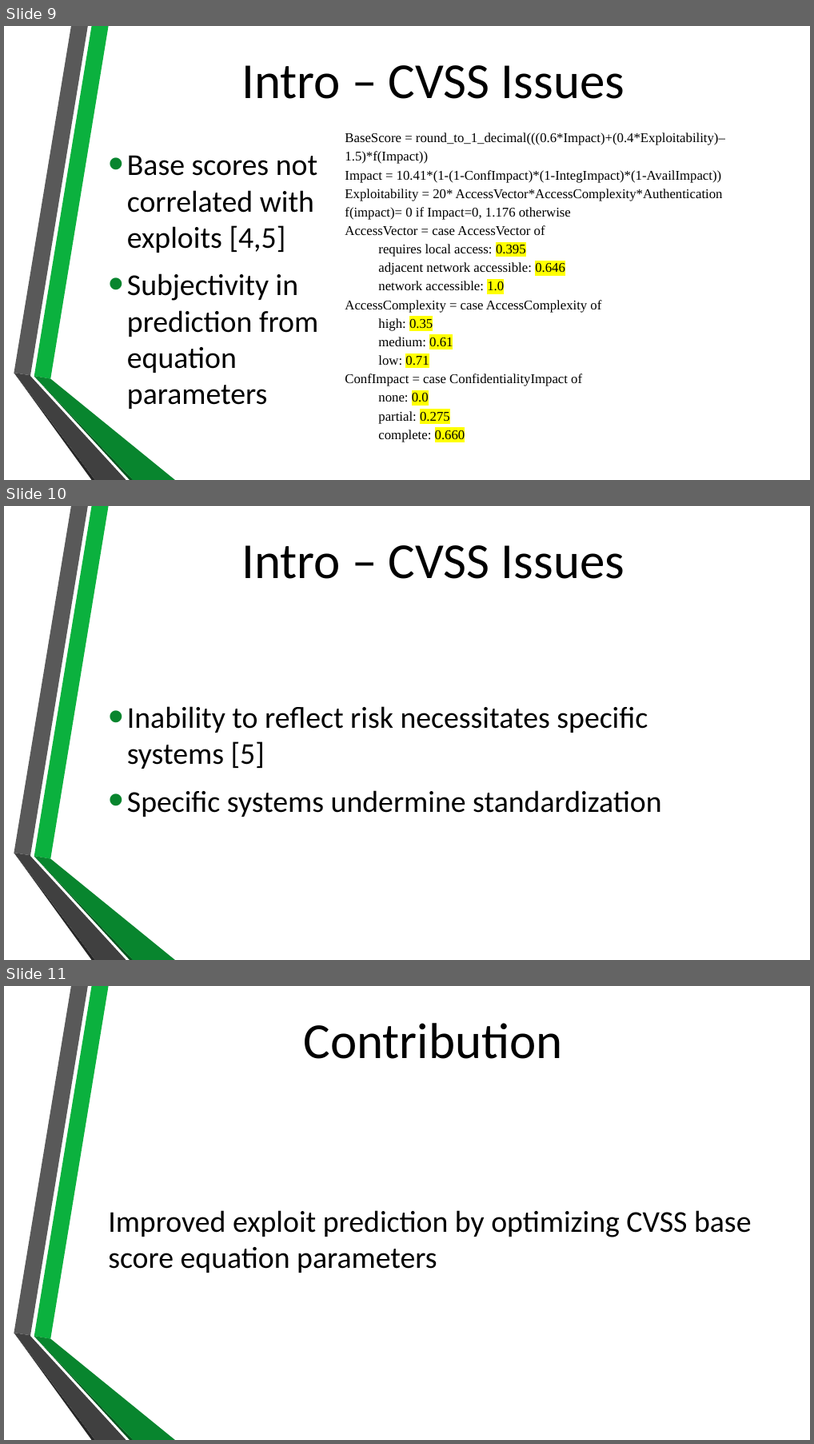
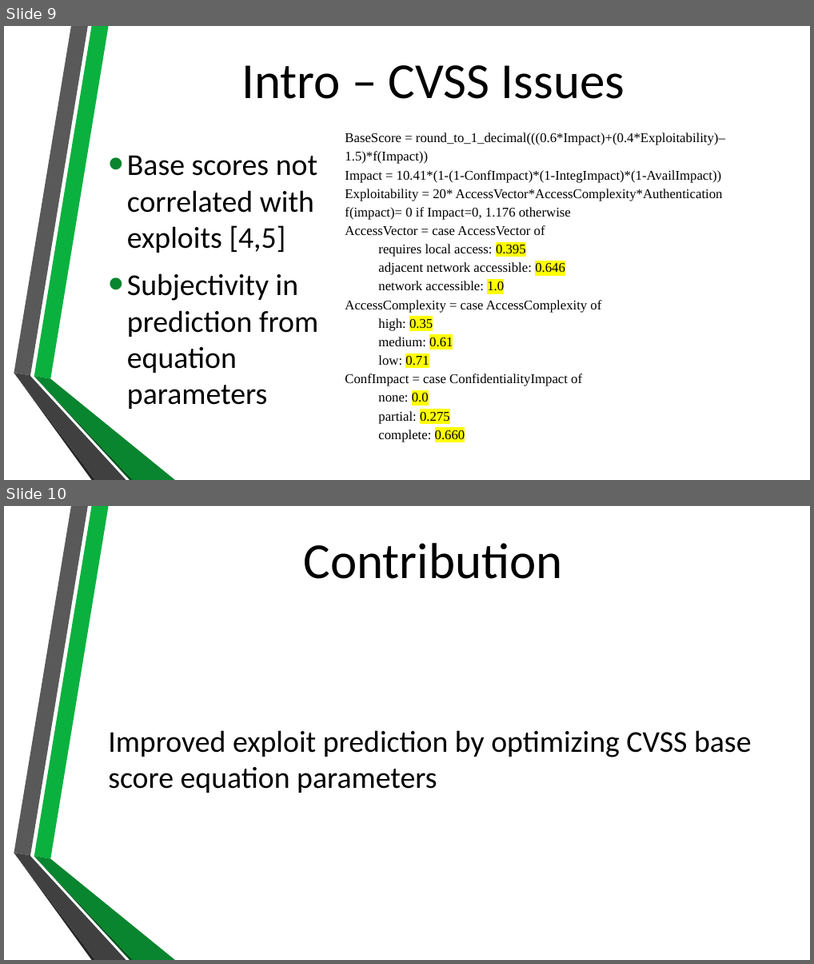
Before and after one commit to BenChurch/Winter2017, a slide deck: CISC848/Implementation/Presentation/CvssEquationRecasting.pptx. Shown one above the other, each under a label of ours: slides 9, 10 and 11 before the commit, slides 9 and 10 after it. The pictures are 814x1444 and 814x964 pixels, drawn with LibreOffice and Linux fonts; fonts in the diff are those of the drawing; background and template pictures are left out. Boxes give left, top, right and bottom in pixels: in the first picture for what was removed or moved away, otherwise in the second. Text is boxed around its words. In the diff, an @@ line names an element or a change of style, - is before the commit and + after.

```diff
--- a/CISC848/Implementation/Presentation/CvssEquationRecasting.pptx
+++ b/CISC848/Implementation/Presentation/CvssEquationRecasting.pptx
@@ slide 10 removed at (4,506,810,960), background picture (left out); not listed: 6 template elements that a slide beside it also shows @@
@@ title removed at (242,545,625,579) @@
-Intro – CVSS Issues
@@ text removed at (127,706,662,816) @@
-• Inability to reflect risk necessitates specific systems [5]
-• Specific systems undermine standardization
@@ what was slide 11 is now slide 10 @@
```
Also in this commit, not shown: 1 slide changed, 1 other file.
